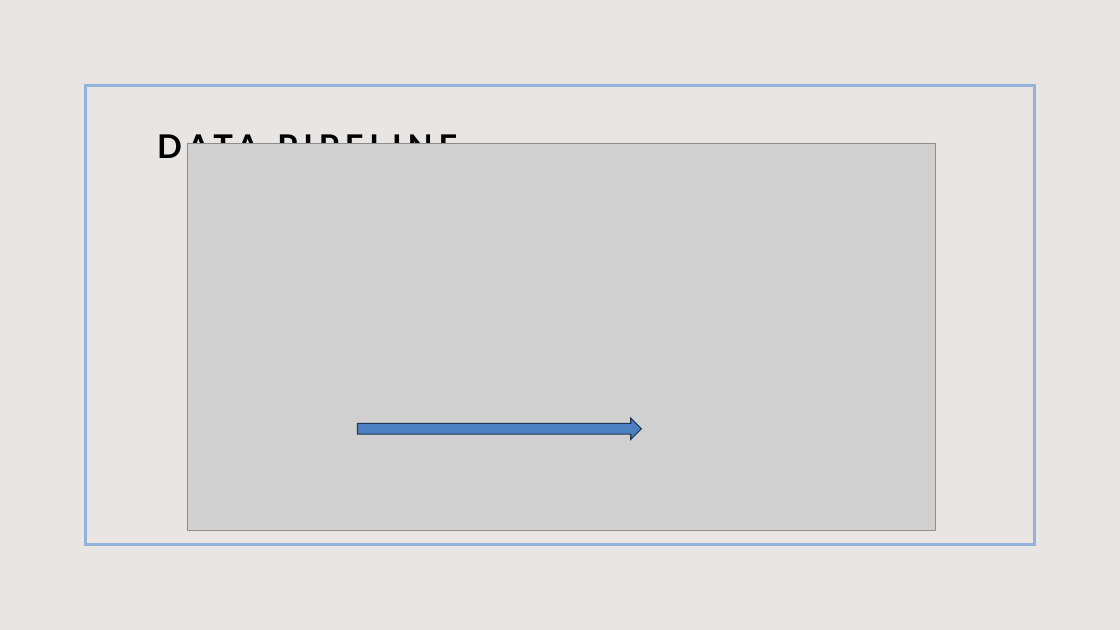
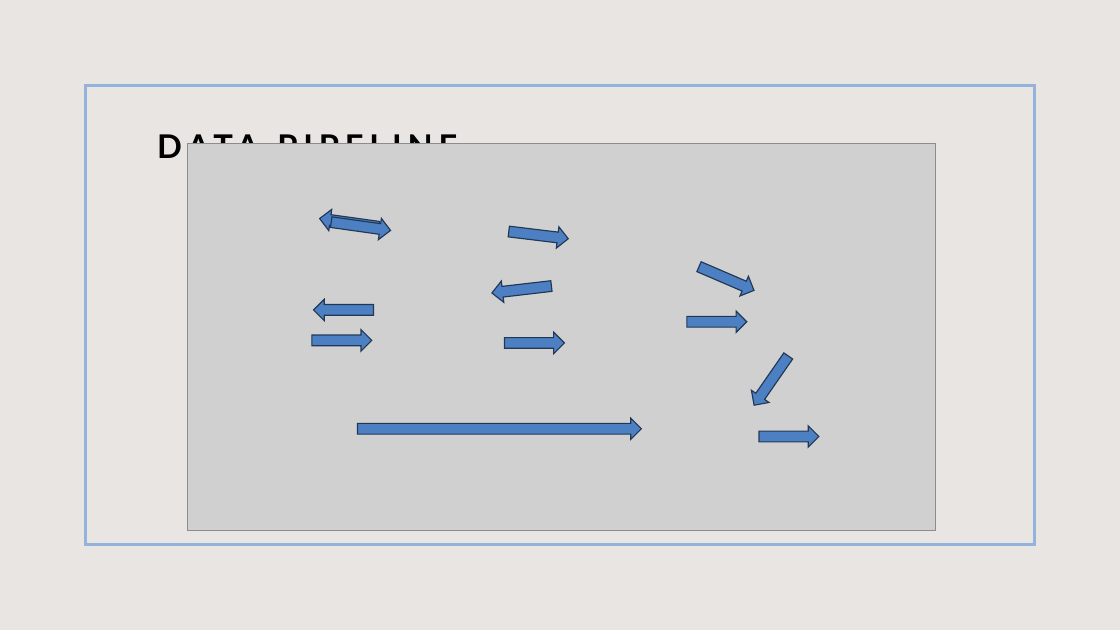
Before and after one commit to toporek3112/vienna_public-transport_weather_correlation, a slide deck: slide 3 of dsi_project.pptx. Drawn at 1120x630 pixels with LibreOffice and Linux fonts; fonts in the diff are those of the drawing; grey boxes stand for pictures. Boxes give left, top, right and bottom in pixels: in the first picture for what was removed or moved away, otherwise in the second. Text is boxed around its words. In the diff, an @@ line names an element or a change of style, - is before the commit and + after.

```diff
--- a/dsi_project.pptx
+++ b/dsi_project.pptx
@@ right arrow added at (318, 208, 380, 238), fill #4D80C3, outline #223855 1 pt @@
@@ right arrow added at (330, 212, 392, 242), fill #4D80C3, outline #223855 1 pt @@
@@ right arrow added at (507, 221, 569, 250), fill #4D80C3, outline #223855 1 pt @@
@@ right arrow added at (695, 257, 758, 301), fill #4D80C3, outline #223855 1 pt @@
@@ right arrow added at (313, 299, 373, 321), fill #4D80C3, outline #223855 1 pt @@
@@ right arrow added at (490, 276, 552, 304), fill #4D80C3, outline #223855 1 pt @@
@@ right arrow added at (687, 311, 747, 333), fill #4D80C3, outline #223855 1 pt @@
@@ right arrow added at (312, 330, 371, 352), fill #4D80C3, outline #223855 1 pt @@
@@ right arrow added at (505, 333, 565, 355), fill #4D80C3, outline #223855 1 pt @@
@@ right arrow added at (745, 350, 797, 411), fill #4D80C3, outline #223855 1 pt @@
@@ right arrow added at (760, 426, 819, 448), fill #4D80C3, outline #223855 1 pt @@
```
Also in this commit, not shown: 1 other slide changed, 10 slides removed.
